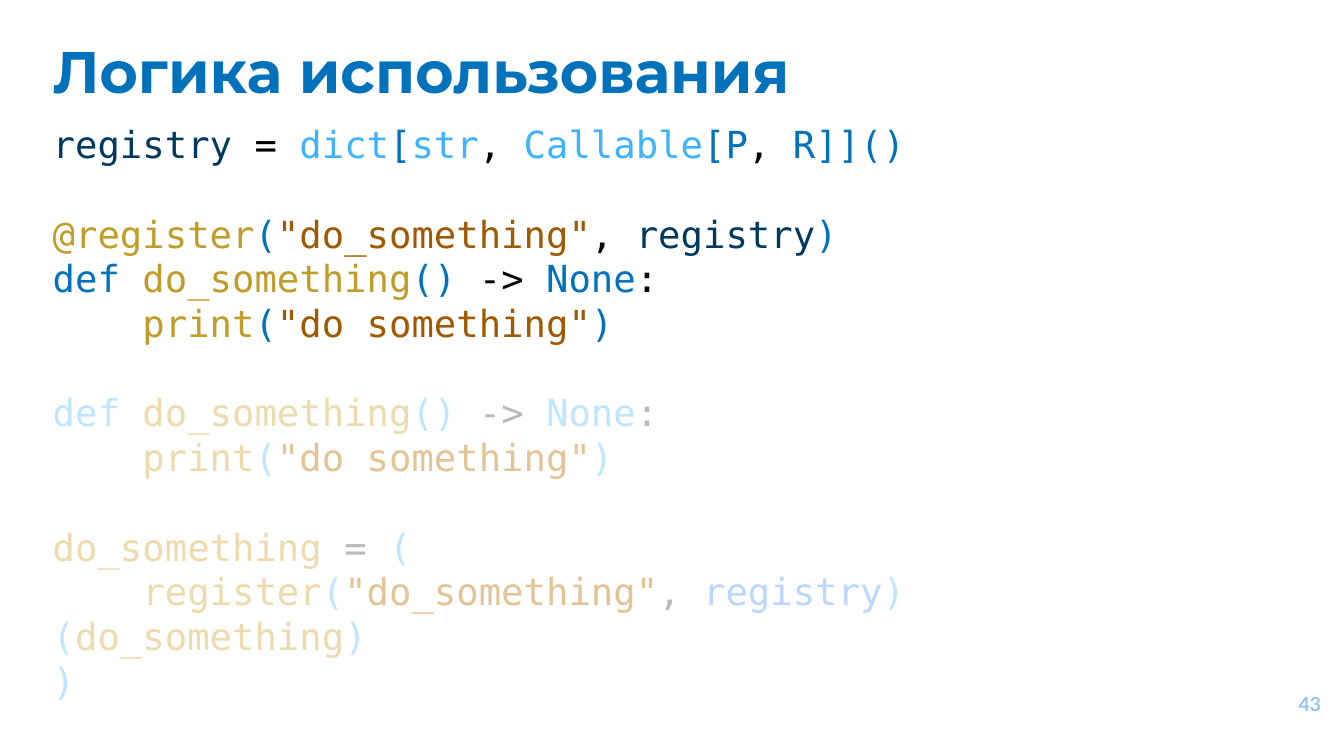
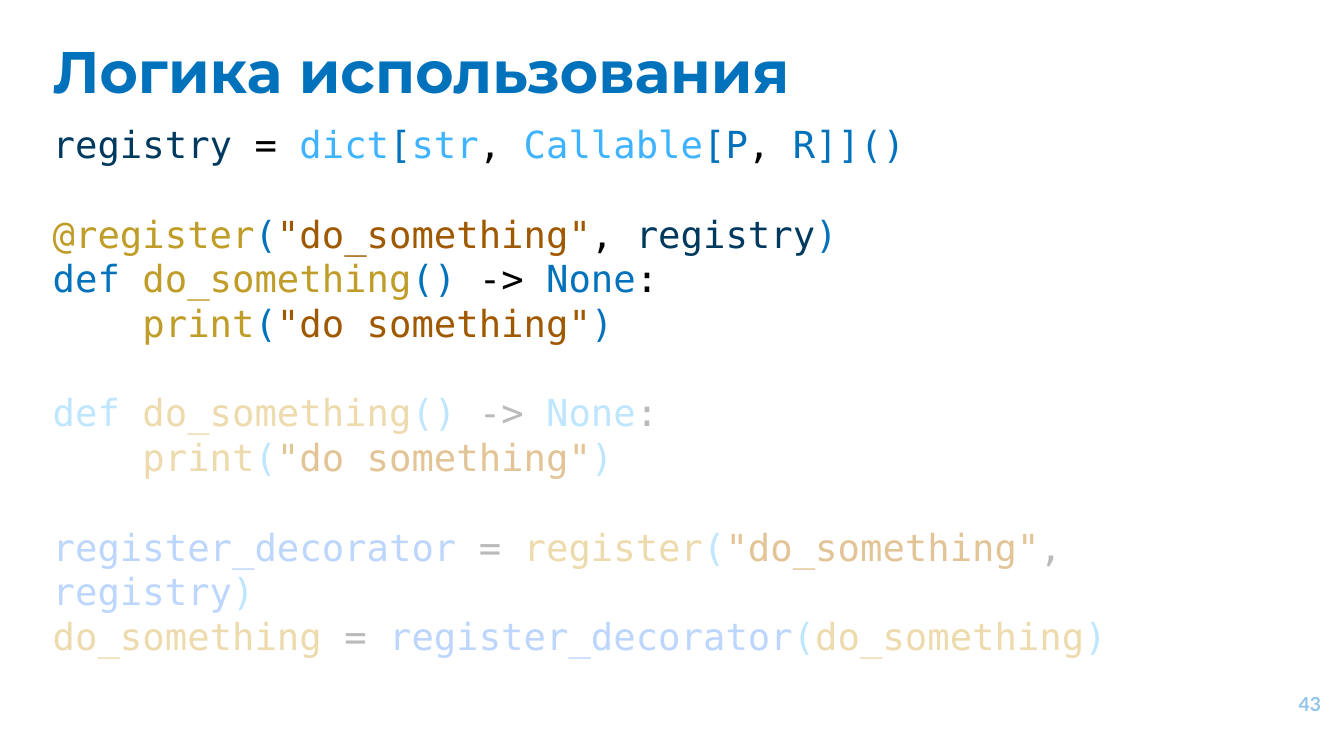
Before and after one commit to EvgrafovMichail/python_mipt_dafe, a slide deck: slide 43 of lessons/sem01/lesson08/decorators.pptx. Drawn at 1344x745 pixels with LibreOffice and Linux fonts; fonts in the diff are those of the drawing. Boxes give left, top, right and bottom in pixels: in the first picture for what was removed or moved away, otherwise in the second. Text is boxed around its words. In the diff, an @@ line names an element or a change of style, - is before the commit and + after.

Commit message:
Fix sem1 les8 presentation

```diff
--- a/lessons/sem01/lesson08/decorators.pptx
+++ b/lessons/sem01/lesson08/decorators.pptx
@@ text at (x1=53, y1=533, x2=1107, y2=658): text changed; text colour #EDDBAD to #BCD6FD @@
-do_something = (
-register("do_something", registry)(do_something)
-)
+register_decorator = register("do_something", registry)
+do_something = register_decorator(do_something)
```
Also in this commit, not shown: 1 other slide changed.
